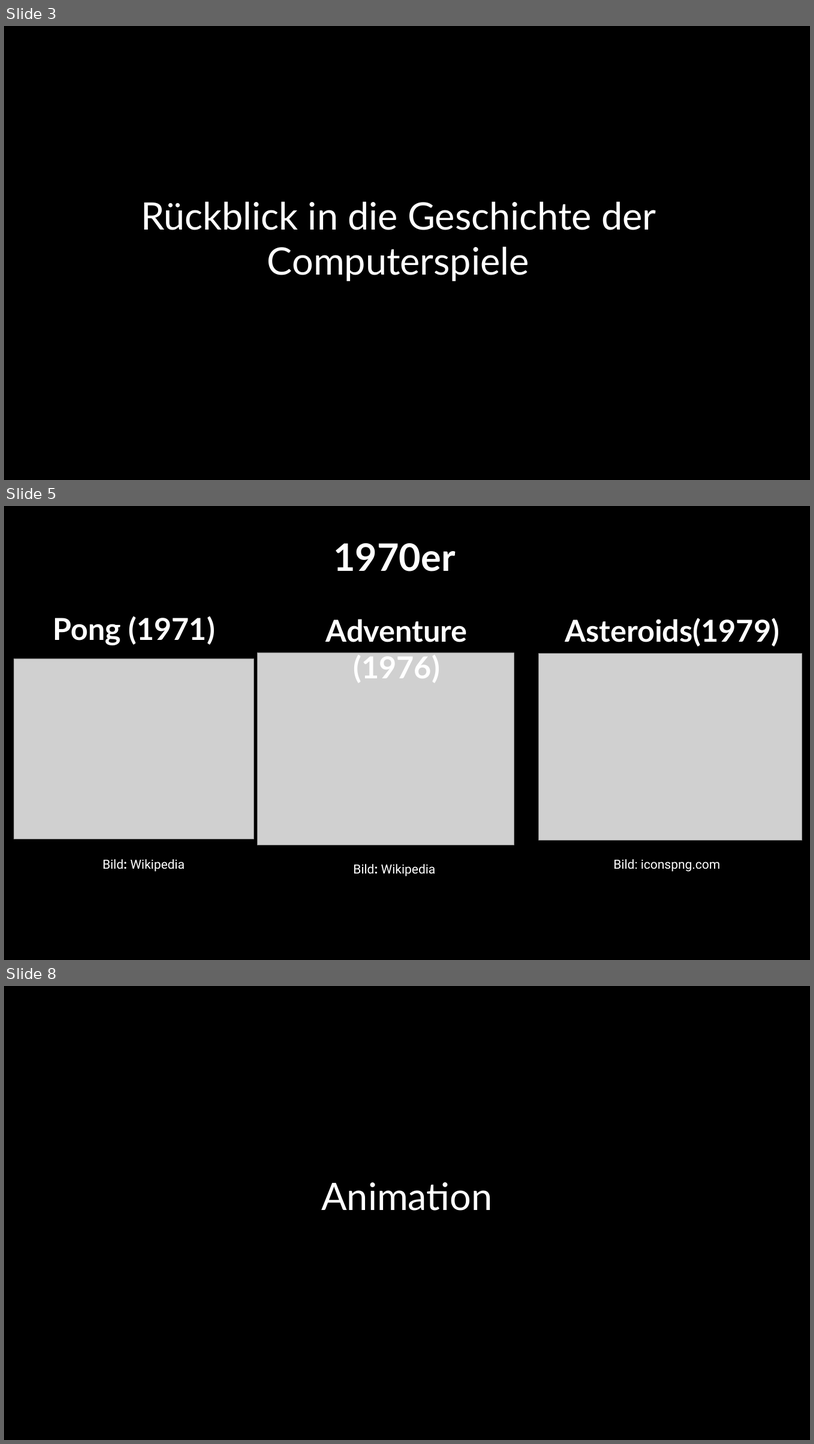
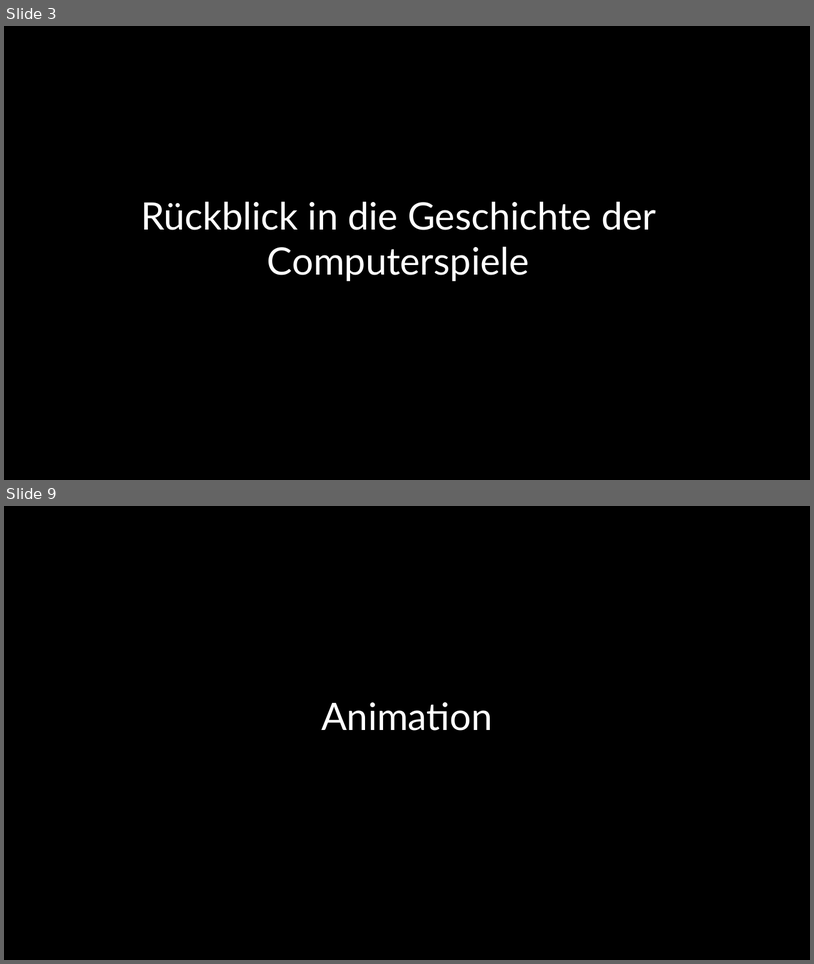
Before and after one commit to Lehr-Lern-Labor/Scienc-Camp-KI, a slide deck: Folien/05-Gestaltung und Animation.pptx. Shown one above the other, each under a label of ours: slides 3, 5 and 8 before the commit, slides 3 and 9 after it; the slides between them are not shown. The pictures are 814x1444 and 814x964 pixels, drawn with LibreOffice and Linux fonts; fonts in the diff are those of the drawing; grey boxes stand for pictures. Boxes give left, top, right and bottom in pixels: in the first picture for what was removed or moved away, otherwise in the second. Text is boxed around its words. In the diff, an @@ line names an element or a change of style, - is before the commit and + after.

```diff
--- a/Folien/05-Gestaltung und Animation.pptx
+++ b/Folien/05-Gestaltung und Animation.pptx
@@ slide 5 removed at (4, 506, 810, 960), background #000000 @@
@@ text removed at (333, 543, 455, 571) @@
-1970er
@@ text removed at (53, 616, 215, 645) @@
-Pong (1971)
@@ text removed at (326, 619, 468, 682) @@
-Adventure (1976)
@@ text removed at (566, 618, 780, 646) @@
-Asteroids(1979)
@@ picture removed at (14, 658, 254, 838) @@
@@ picture removed at (257, 652, 514, 844) @@
@@ picture removed at (539, 653, 803, 840) @@
@@ text removed at (102, 859, 185, 871) @@
-Bild: Wikipedia
@@ text removed at (353, 864, 436, 876) @@
-Bild: Wikipedia
@@ text removed at (614, 859, 720, 871) @@
-Bild: iconspng.com
@@ what was slide 8 is now slide 9 @@
```
Also in this commit, not shown: 12 slides changed, 2 slides added.
